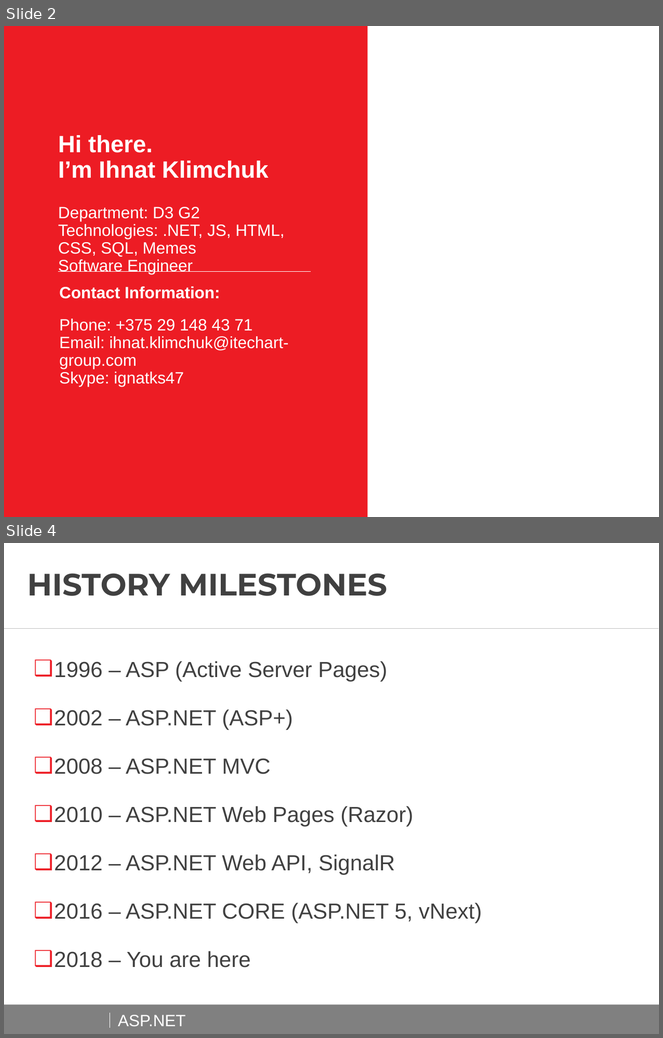
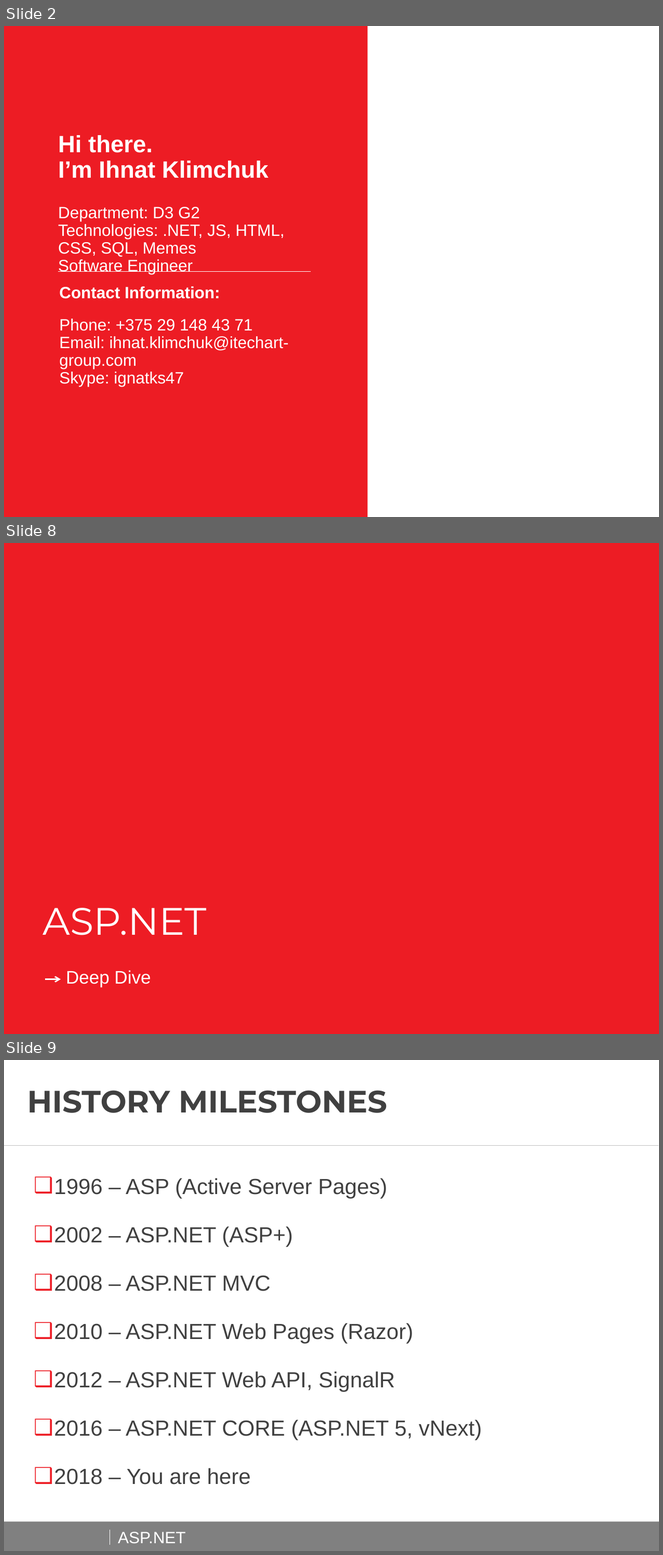
Before and after one commit to AndreiShenets/ASP.NET-Lectures, a slide deck: docs/ASP.NET - iTechArt 2018.pptx. Shown one above the other, each under a label of ours: slides 2 and 4 before the commit, slides 2, 8 and 9 after it; the slides between them are not shown. The pictures are 663x1038 and 663x1555 pixels, drawn with LibreOffice and Linux fonts; fonts in the diff are those of the drawing; background and template pictures are left out. Boxes give left, top, right and bottom in pixels: in the first picture for what was removed or moved away, otherwise in the second. Text is boxed around its words. In the diff, an @@ line names an element or a change of style, - is before the commit and + after.

```diff
--- a/docs/ASP.NET - iTechArt 2018.pptx
+++ b/docs/ASP.NET - iTechArt 2018.pptx
@@ slide 8 added at <box>4,543,659,1034</box>, background #FFFFFF @@
@@ rectangle added at <box>4,543,659,1034</box>, fill #ED1C24 @@
@@ text added at <box>42,908,206,936</box>, 42 pt, text #FFFFFF @@
+ASP.NET
@@ arrow added from (45, 979) to (61, 979), #FFFFFF 1.5 pt @@
@@ text added at <box>66,970,151,988</box>, 20 pt, text #FFFFFF @@
+Deep Dive
@@ what was slide 4 is now slide 9 @@
```
Also in this commit, not shown: 5 other slides added, 1 slide removed, 2 other files.
